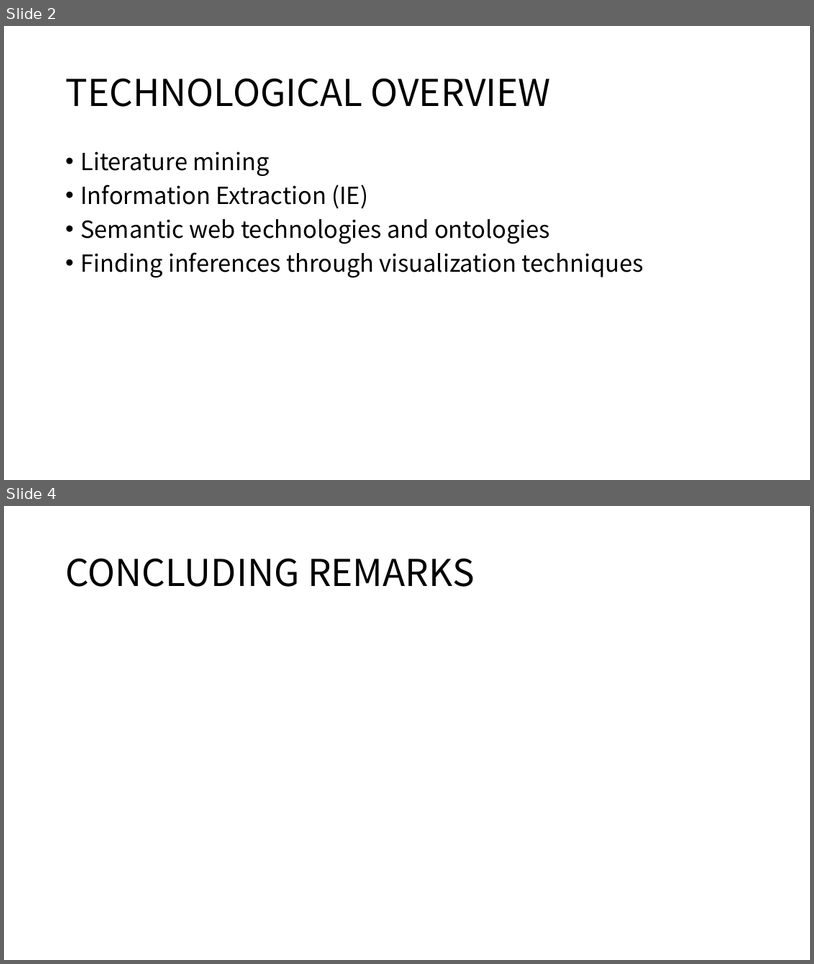
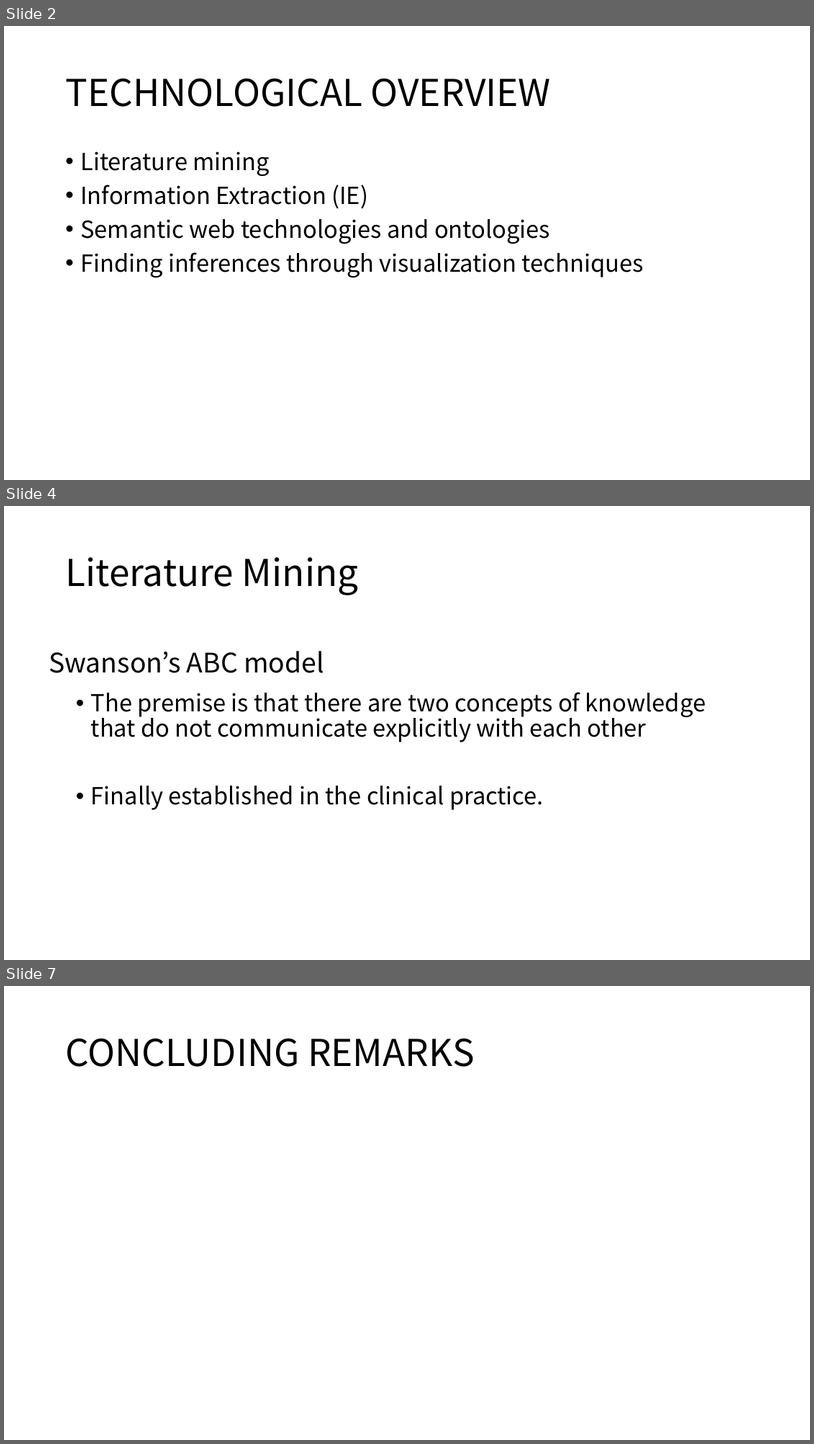
Before and after one commit to moklise/TIL, a slide deck: Review/[3] Literature mining, ontologies and information visualization for drug repurposing/Literature mining, ontologies and information visualization for.pptx. Shown one above the other, each under a label of ours: slides 2 and 4 before the commit, slides 2, 4 and 7 after it; the slides between them are not shown. The pictures are 814x964 and 814x1444 pixels, drawn with LibreOffice and Linux fonts; fonts in the diff are those of the drawing. Boxes give left, top, right and bottom in pixels: in the first picture for what was removed or moved away, otherwise in the second. Text is boxed around its words. In the diff, an @@ line names an element or a change of style, - is before the commit and + after.

Commit message:
[Publication Review] Literature Mining

```diff
--- a/Review/[3] Literature mining, ontologies and information visualization for drug repurposing/Literature mining, ontologies and information visualization for.pptx
+++ b/Review/[3] Literature mining, ontologies and information visualization for drug repurposing/Literature mining, ontologies and information visualization for.pptx
@@ slide 4 added at box(4, 506, 810, 960), background #FFFFFF @@
@@ title added at box(65, 557, 358, 595), 44 pt, text #000000 @@
+Literature Mining
@@ text added at box(49, 651, 324, 673), 32 pt, text #000000 @@
+Swanson’s ABC model
@@ text added at box(91, 692, 706, 810), 28 pt, text #000000 @@
+• The premise is that there are two concepts of knowledge that do not communicate explicitly with each other
+• Finally established in the clinical practice.
@@ what was slide 4 is now slide 7 @@
```
Also in this commit, not shown: 4 other slides added, 1 slide removed, 1 other file.
